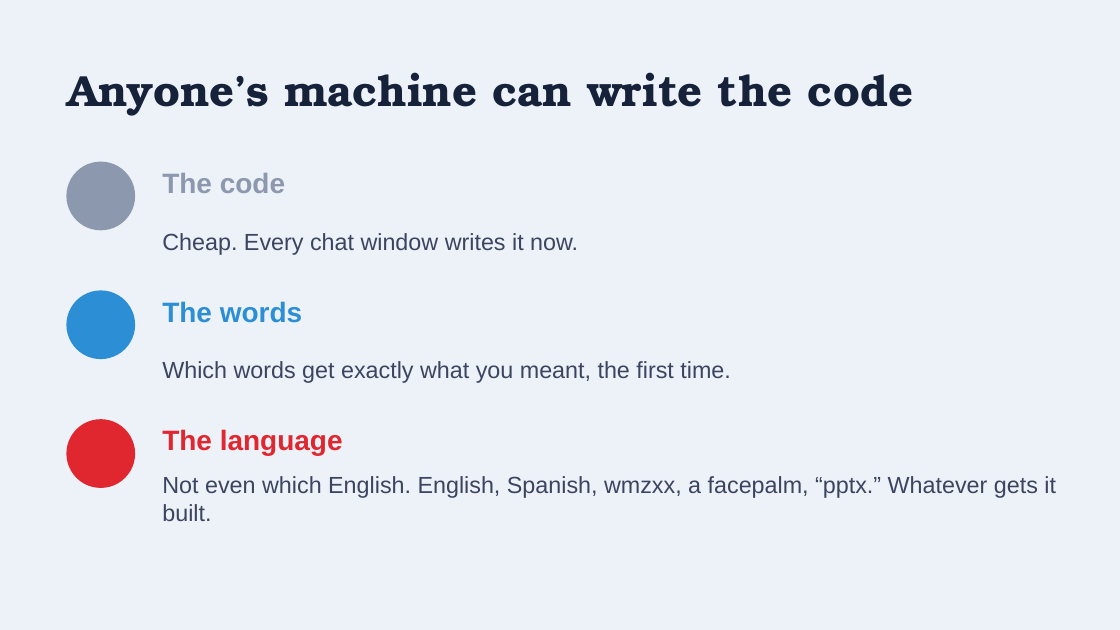
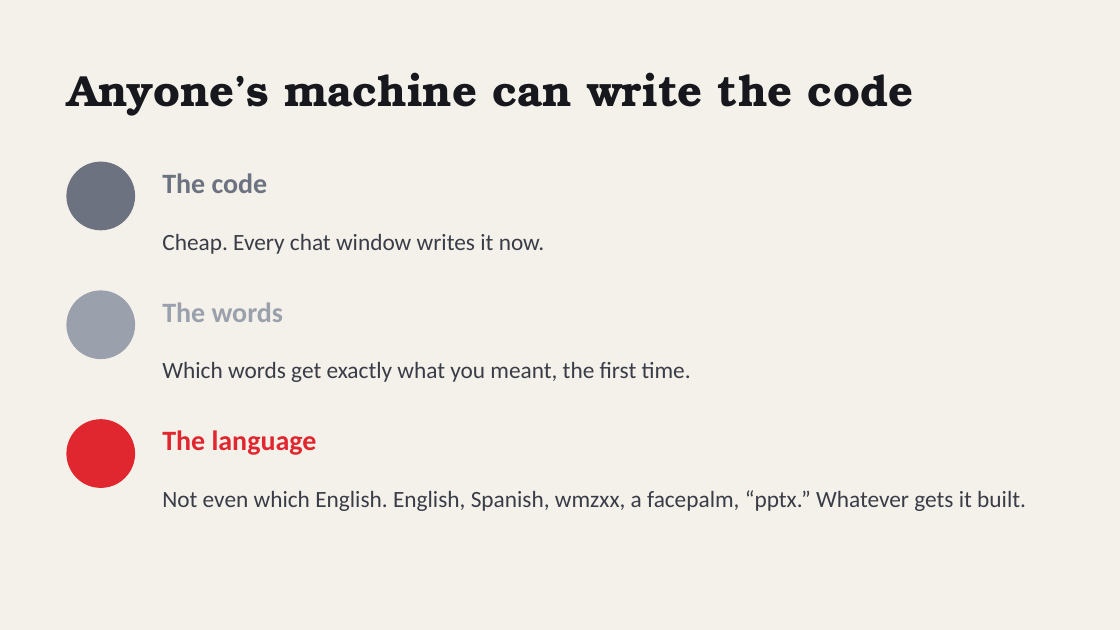
Before and after one commit to asaaab/asaaab.com, a slide deck: slide 12 of whimzmaxx/decks/The-Diary.pptx (slide 2 before the commit). Drawn at 1120x630 pixels with LibreOffice and Linux fonts; fonts in the diff are those of the drawing. Boxes give left, top, right and bottom in pixels: in the first picture for what was removed or moved away, otherwise in the second. Text is boxed around its words. In the diff, an @@ line names an element or a change of style, - is before the commit and + after.

```diff
--- a/whimzmaxx/decks/The-Diary.pptx
+++ b/whimzmaxx/decks/The-Diary.pptx
@@ background #EDF1F8 to #F4F1EA @@
@@ text "Anyone’s machine can write the ..." at <box>67,72,913,116</box>: text colour #16213A to #17181D @@
@@ ellipse at <box>67,162,134,230</box>: fill #8C98AE to #6C7280; outline #8C98AE 1 pt to #6C7280 1 pt @@
@@ text "The code" at <box>162,173,268,193</box>: font Arial to Calibri, text colour #8C98AE to #6C7280 @@
@@ ellipse at <box>67,291,134,358</box>: fill #2C8FD6 to #9AA0AC; outline #2C8FD6 1 pt to #9AA0AC 1 pt @@
@@ text "The words" at <box>162,302,283,322</box>: font Arial to Calibri, text colour #2C8FD6 to #9AA0AC @@
@@ text "The language" at <box>162,430,317,455</box>: font Arial to Calibri @@
@@ font Arial to Calibri, text colour #3B4560 to #3A3D47 in 3 elements at <box>162,234,544,254</box>, <box>162,362,691,382</box>, <box>162,490,1026,511</box> @@
```
Also in this commit, not shown: 34 other slides changed, 10 slides added, 2 other files.
